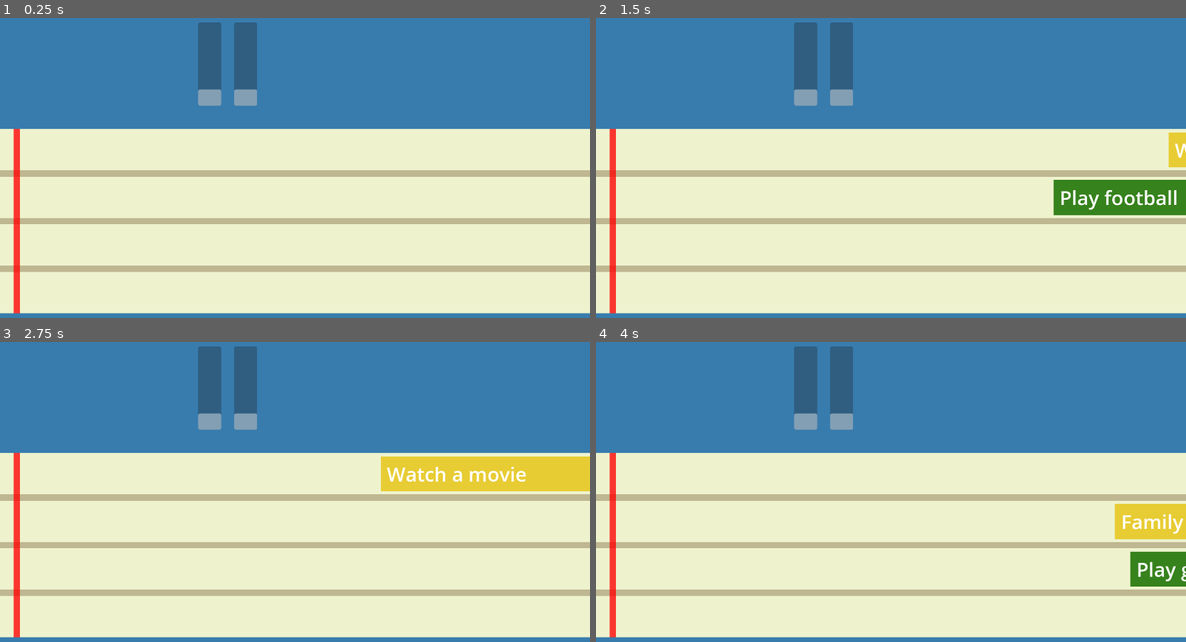
Above: before the commit, frames 1-4 (two rows, left to right).
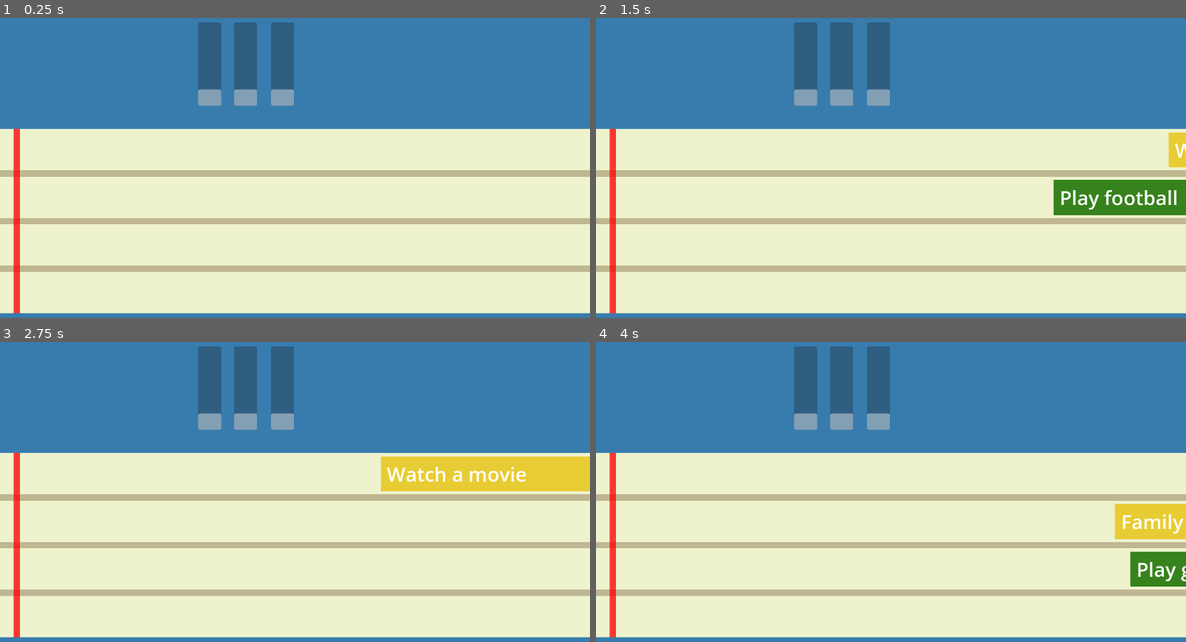
Above: after the commit, the same moments.

Repository: NOM1989/CalendarQuest
Game: Godot game, scene res://Scenes/main.tscn
Same seed, same stepped clock (60 frames per second), same inputs: the game is played once before the commit and once after it.
Inputs (mouse positions are in pixels of both pictures, inside the frame that each line leads up to):
- Up to frame 1 (0.25 s): no input
- Up to frame 2 (1.5 s): tap Enter at 0.5 s; tap Space (Spawn) at 0.6, 1.35 s
- Up to frame 3 (2.75 s): click (483, 522) at 2 s
- Up to frame 4 (4 s): click (1079, 474) at 2.75 s; tap Space (Spawn) at 3.5, 3.6 s

The runs differ from the first frame. In frame 1, 1.1% of the frame differs, in the area x 45-50%, y 1-30%; in frame 2, 1.1%; in frame 3, 1.1%; in frame 4, 1.1%.

Commit message:
Added ANOTHER bar :)

Diff:
--- a/Scenes/main.tscn
+++ b/Scenes/main.tscn
@@ -50,6 +50,21 @@
 show_percentage = false
 
 [node name="TextureProgressBar" type="TextureProgressBar" parent="Stats/family2"]
+layout_mode = 0
+offset_right = 40.0
+offset_bottom = 40.0
+
+[node name="family3" type="ProgressBar" parent="Stats"]
+offset_left = 259.0
+offset_top = -14.0
+offset_right = 334.0
+offset_bottom = 257.0
+theme = SubResource("Theme_qud1l")
+value = 18.26
+fill_mode = 3
+show_percentage = false
+
+[node name="TextureProgressBar" type="TextureProgressBar" parent="Stats/family3"]
 layout_mode = 0
 offset_right = 40.0
 offset_bottom = 40.0
